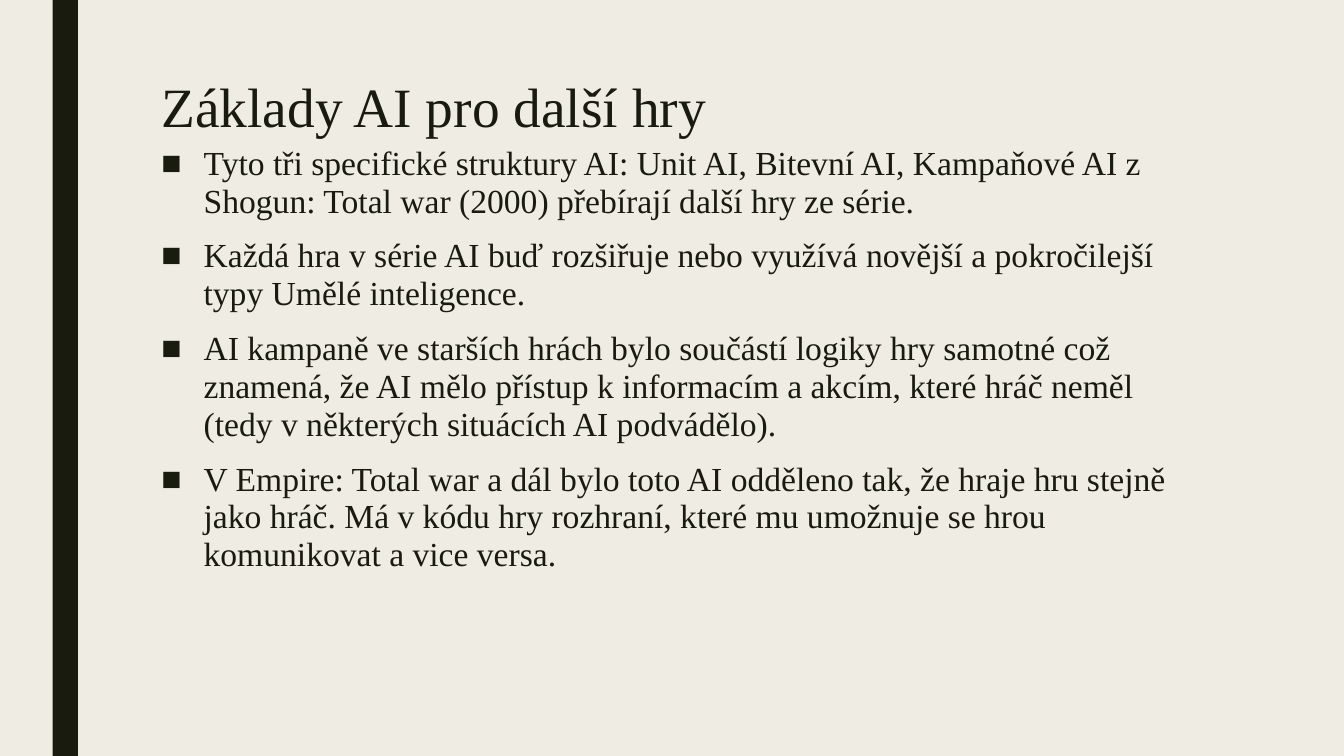
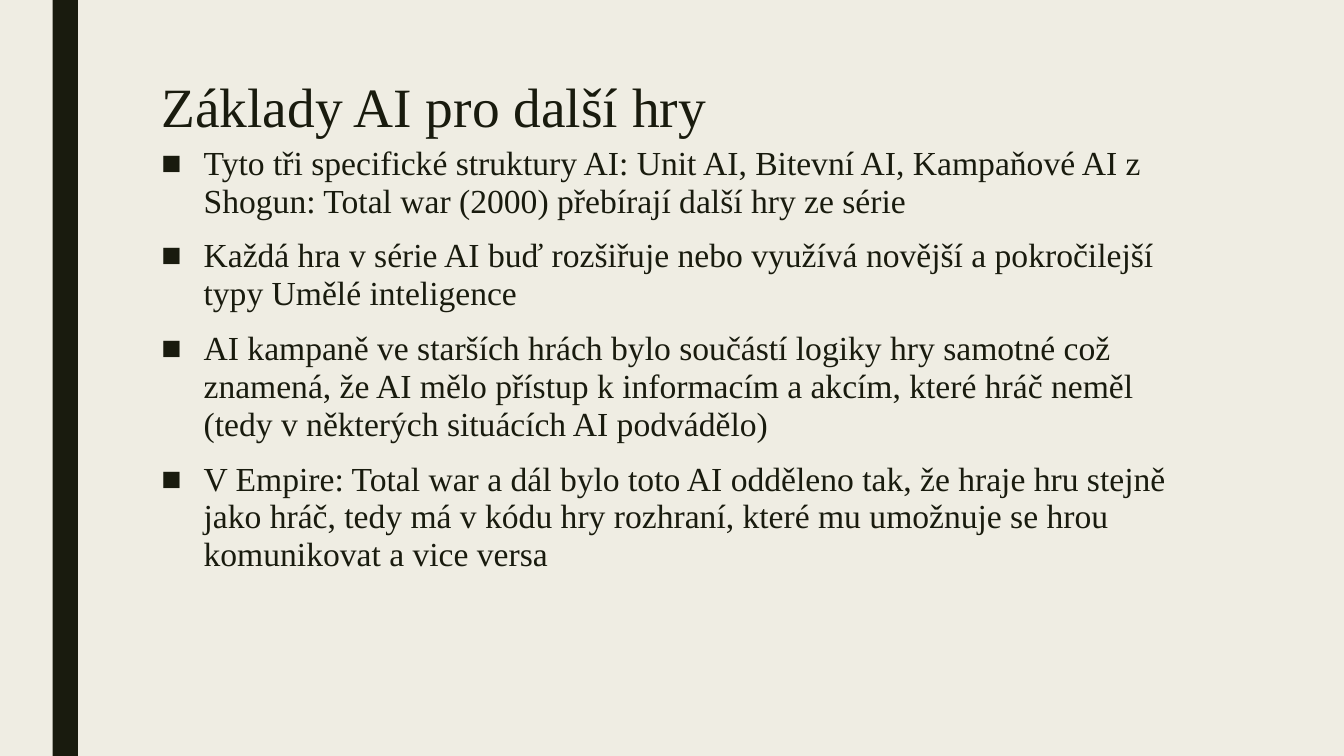
Before and after one commit to JiriPakr/Projects_4Fun, a slide deck: slide 8 of Total War AI.pptx. Drawn at 1344x756 pixels with LibreOffice and Linux fonts; fonts in the diff are those of the drawing. Boxes give left, top, right and bottom in pixels: in the first picture for what was removed or moved away, otherwise in the second. Text is boxed around its words. In the diff, an @@ line names an element or a change of style, - is before the commit and + after.

```diff
--- a/Total War AI.pptx
+++ b/Total War AI.pptx
@@ text at (204, 151, 1165, 567): text changed @@
-■ Tyto tři specifické struktury AI: Unit AI, Bitevní AI, Kampaňové AI z Shogun: Total war (2000) přebírají další hry ze série.
-■ Každá hra v série AI buď rozšiřuje nebo využívá novější a pokročilejší typy Umělé inteligence.
-■ AI kampaně ve starších hrách bylo součástí logiky hry samotné což znamená, že AI mělo přístup k informacím a akcím, které hráč neměl (tedy v některých situácích AI podvádělo).
-■ V Empire: Total war a dál bylo toto AI odděleno tak, že hraje hru stejně jako hráč. Má v kódu hry rozhraní, které mu umožnuje se hrou komunikovat a vice versa.
+■ Tyto tři specifické struktury AI: Unit AI, Bitevní AI, Kampaňové AI z Shogun: Total war (2000) přebírají další hry ze série
+■ Každá hra v série AI buď rozšiřuje nebo využívá novější a pokročilejší typy Umělé inteligence
+■ AI kampaně ve starších hrách bylo součástí logiky hry samotné což znamená, že AI mělo přístup k informacím a akcím, které hráč neměl (tedy v některých situácích AI podvádělo)
+■ V Empire: Total war a dál bylo toto AI odděleno tak, že hraje hru stejně jako hráč, tedy má v kódu hry rozhraní, které mu umožnuje se hrou komunikovat a vice versa
```
Also in this commit, not shown: 7 other slides changed, 4 slides added, 1 slide removed.
